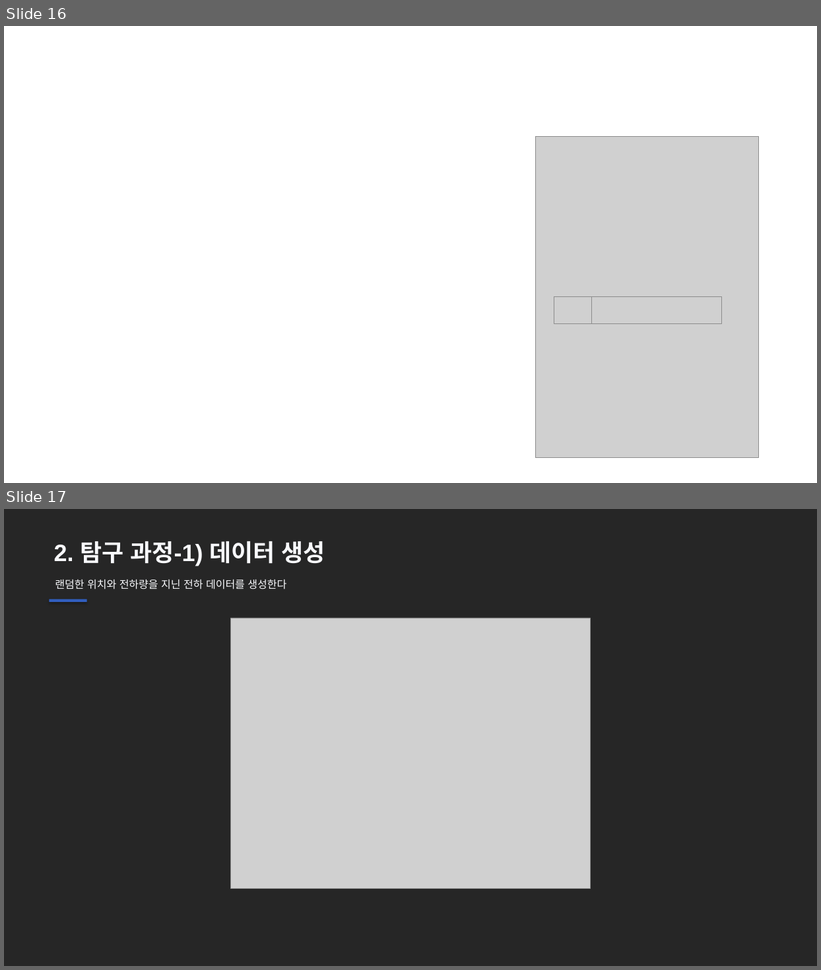
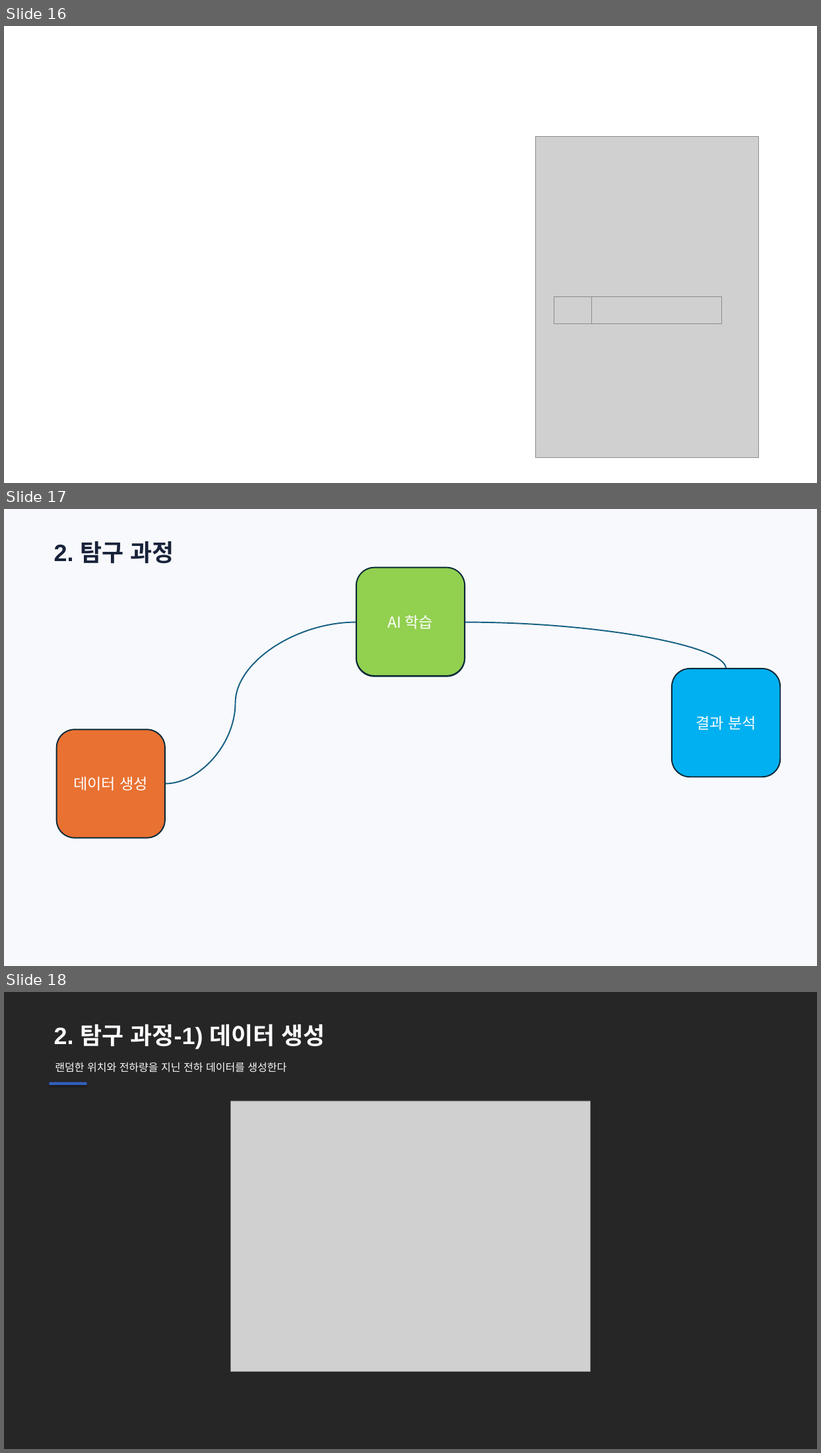
Before and after one commit to ohyunu525/KK-AI, a slide deck: Documents/보고서 파일.pptx. Shown one above the other, each under a label of ours: slides 16 and 17 before the commit, slides 16, 17 and 18 after it. The pictures are 821x970 and 821x1453 pixels, drawn with LibreOffice and Linux fonts; fonts in the diff are those of the drawing; grey boxes stand for pictures; background and template pictures are left out. Boxes give left, top, right and bottom in pixels: in the first picture for what was removed or moved away, otherwise in the second. Text is boxed around its words. In the diff, an @@ line names an element or a change of style, - is before the commit and + after.

```diff
--- a/Documents/보고서 파일.pptx
+++ b/Documents/보고서 파일.pptx
@@ slide 17 added at bbox=[4, 509, 817, 966], background #F8F9FC @@
@@ text added at bbox=[54, 541, 174, 564], 28 pt, text #18233A, bold @@
+2. 탐구 과정
@@ rounded rectangle added at bbox=[356, 568, 465, 676], fill #92D050, outline #092A39 1.5 pt, 18 pt, text #FFFFFF @@
+AI 학습
@@ rounded rectangle added at bbox=[356, 568, 465, 677], fill #92D050, outline #092A39 1.5 pt, 18 pt, text #FFFFFF @@
+AI 학습
@@ curved line added from (165, 784) to (356, 623), #156082 1.5 pt @@
@@ curved line added from (465, 623) to (726, 669), #156082 1.5 pt @@
@@ rounded rectangle added at bbox=[672, 669, 781, 778], fill #00B0F0, outline #092A39 1.5 pt, 18 pt, text #FFFFFF @@
+결과 분석
@@ rounded rectangle added at bbox=[56, 730, 165, 838], fill #E97132, outline #092A39 1.5 pt, 18 pt, text #FFFFFF @@
+데이터 생성
@@ what was slide 17 is now slide 18 @@
```
Also in this commit, not shown: 7 slides changed, 3 other slides added, 1 slide removed.
